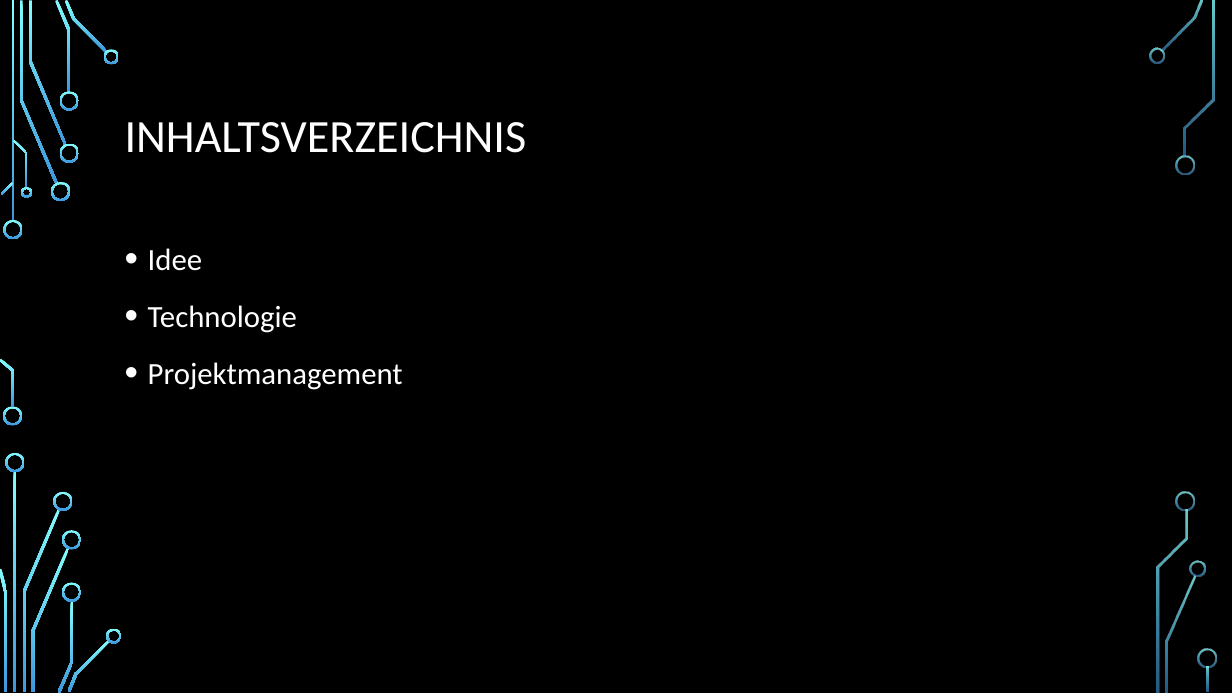
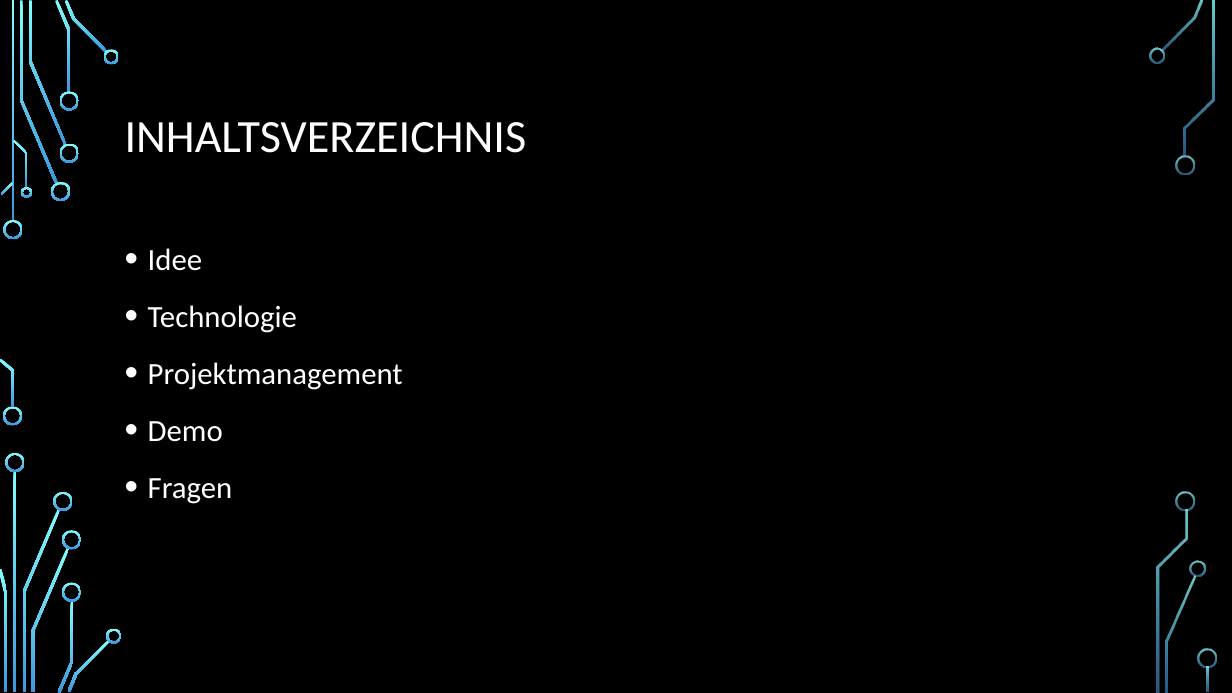
Before and after one commit to leumas244/easyFinance-SoftwareEngeneering, a slide deck: slide 2 of Midterm/easyFinance.pptx. Drawn at 1232x693 pixels with LibreOffice and Linux fonts; fonts in the diff are those of the drawing; background and template pictures are left out. Boxes give left, top, right and bottom in pixels: in the first picture for what was removed or moved away, otherwise in the second. Text is boxed around its words. In the diff, an @@ line names an element or a change of style, - is before the commit and + after.

```diff
--- a/Midterm/easyFinance.pptx
+++ b/Midterm/easyFinance.pptx
@@ text at (148,421,233,504): paragraphs added @@
+• Demo
+• Fragen
```
Also in this commit, not shown: 2 other slides changed, 13 slides added, 3 slides removed.
